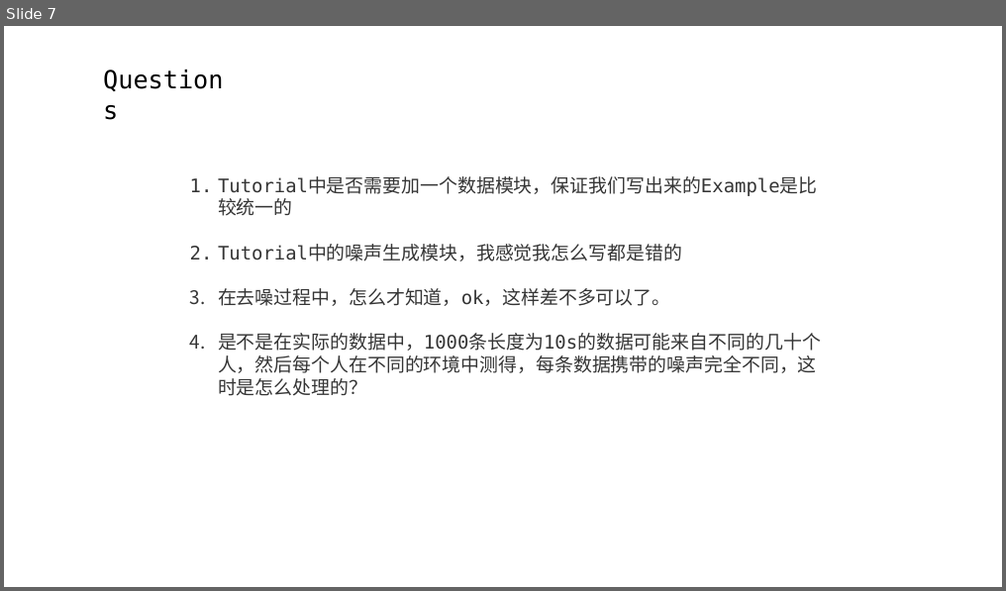
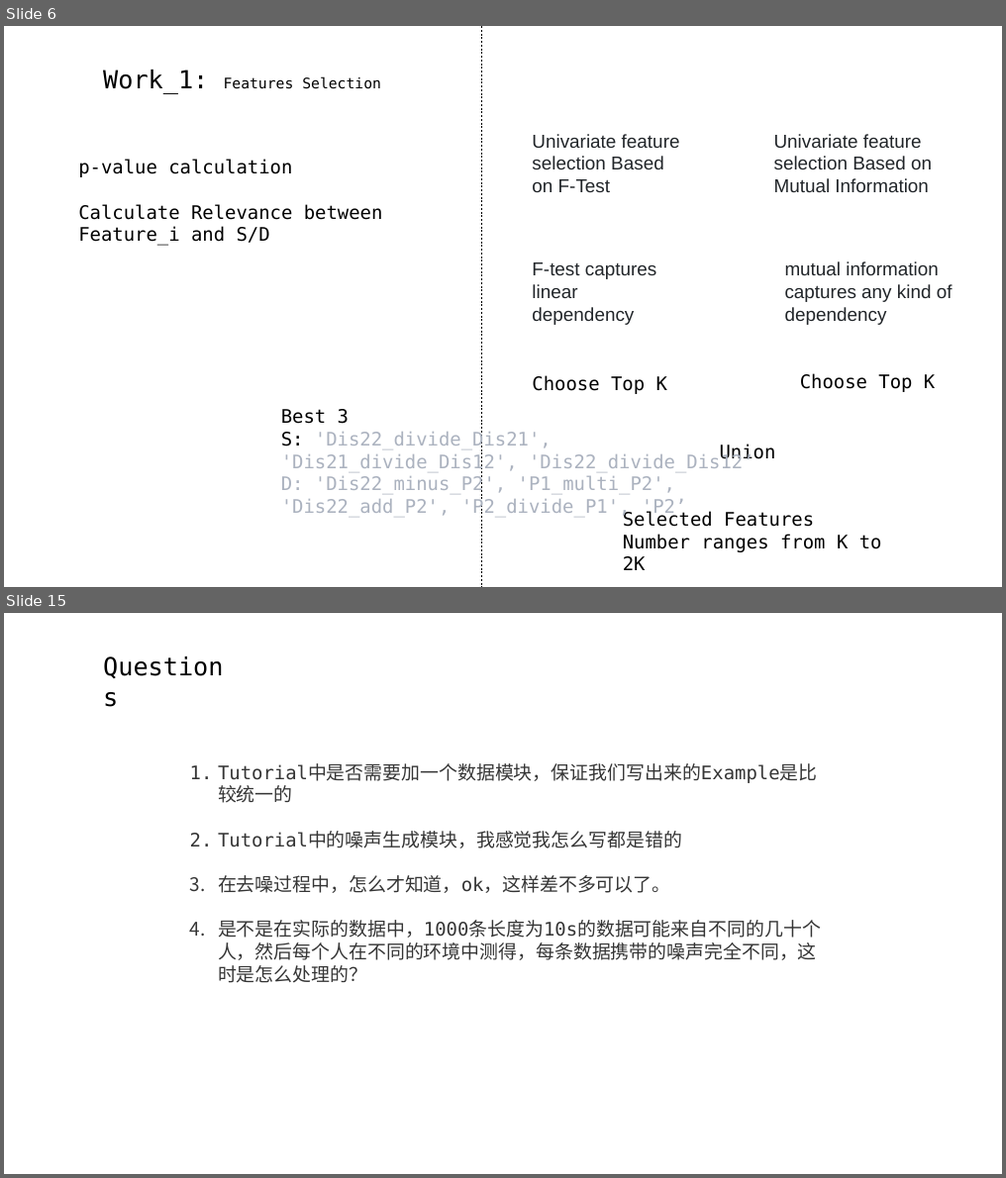
Before and after one commit to A-Big-Tortoise/Presentation, a slide deck: Presentation_821_JiayuChen.pptx. Shown one above the other, each under a label of ours: slide 7 before the commit, slides 6 and 15 after it; the slides between them are not shown. The pictures are 1006x591 and 1006x1178 pixels, drawn with LibreOffice and Linux fonts; fonts in the diff are those of the drawing. Boxes give left, top, right and bottom in pixels: in the first picture for what was removed or moved away, otherwise in the second. Text is boxed around its words. In the diff, an @@ line names an element or a change of style, - is before the commit and + after.

```diff
--- a/Presentation_821_JiayuChen.pptx
+++ b/Presentation_821_JiayuChen.pptx
@@ slide 6 added at (4, 26, 1002, 587), background #FFFFFF @@
@@ line added from (481, 26) to (481, 587), #000000 0.5 pt dashed @@
@@ text added at (103, 70, 381, 94), 14 pt, text #000000 @@
+Work_1: Features Selection
@@ text added at (532, 134, 680, 192), 18 pt, text #212529 @@
+Univariate feature selection Based on F-Test
@@ text added at (774, 134, 932, 192), 18 pt, text #212529 @@
+Univariate feature selection Based on Mutual Information
@@ text added at (78, 159, 383, 246), 18 pt, text #000000 @@
+p-value calculation
+Calculate Relevance between Feature_i and S/D
@@ text added at (532, 263, 656, 325), 18 pt, text #212529 @@
+F-test captures
+linear dependency
@@ text added at (785, 262, 952, 325), 18 pt, text #212529 @@
+mutual information captures any kind of dependency
@@ text added at (532, 375, 667, 394), 18 pt, text #000000 @@
+Choose Top K
@@ text added at (800, 373, 935, 392), 18 pt, text #000000 @@
+Choose Top K
@@ text added at (281, 409, 754, 518), 18 pt, text #ABB2BF @@
+Best 3
+S: 'Dis22_divide_Dis21', 'Dis21_divide_Dis12', 'Dis22_divide_Dis12’
+D: 'Dis22_minus_P2', 'P1_multi_P2', 'Dis22_add_P2', 'P2_divide_P1', 'P2’
@@ text added at (720, 444, 776, 464), 18 pt, text #000000 @@
+Union
@@ text added at (623, 511, 882, 570), 18 pt, text #000000 @@
+Selected Features
+Number ranges from K to 2K
@@ what was slide 7 is now slide 15 @@
```
Also in this commit, not shown: 5 slides changed, 7 other slides added, 1 slide removed.
